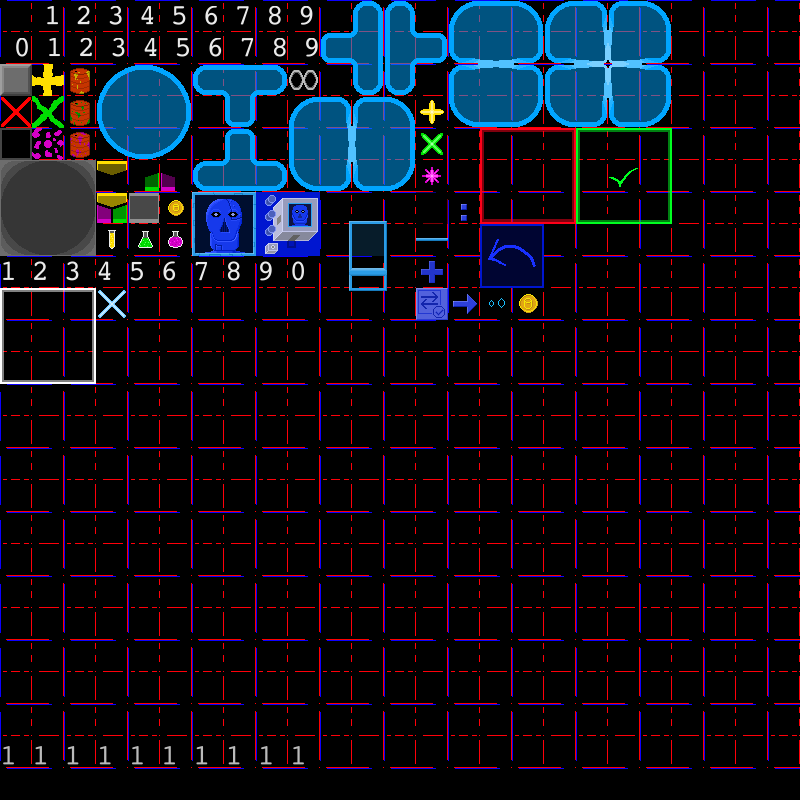
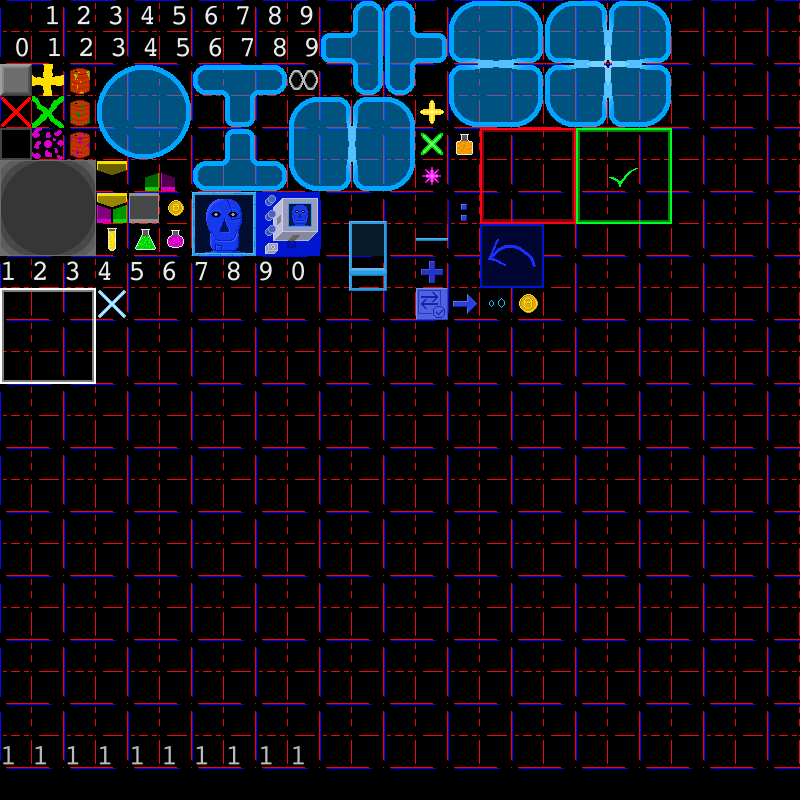
Layered file, before and after one edit (w=800, h=800). Changes by layer:
painted on "transp" over [107, 134, 473, 251]
painted on "Calque de dessin 1" over [107, 134, 473, 251]
painted on "grille" over [107, 134, 473, 251]
painted on "Arrière-plan" over [107, 134, 473, 251]
